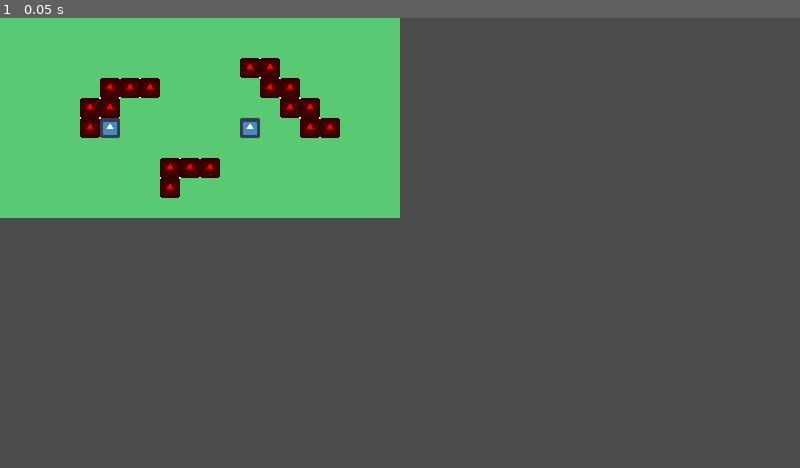
Above: before the commit, frame 1.
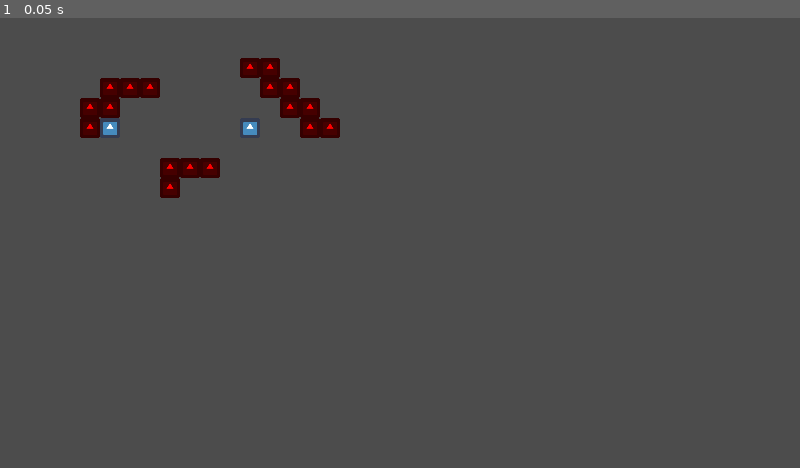
Above: after the commit, the same moment.

Repository: davisbrandon02/Grid-based-Tactics-Template
Game: Godot game, scene res://Board.tscn
The game is run twice, just before and just after one commit, with the same random seed, the same clock (stepped at 60 frames per second) and the same inputs. The engine's default icon, where the game draws it, is replaced by a stand-in: a white triangle on a blue panel in a dark square.
Inputs:
- Up to frame 1 (0.05 s): no input

The runs differ from the first frame. In frame 1, 20% of the frame differs, in the area x 0-50%, y 0-45%.

Commit message:
Added unit pathfinding and turnmanager

Diff:
--- a/Board.tscn
+++ b/Board.tscn
@@ -43,6 +43,7 @@
 tile_size = 32
 
 [node name="MapMaker" type="TileMap" parent="."]
+visible = false
 tile_set = SubResource( 1 )
 cell_size = Vector2( 32, 32 )
 format = 1
--- a/Pathfinding.gd
+++ b/Pathfinding.gd
@@ -65,4 +65,4 @@
 	get_points_in_range(_tile, 3)
 
 func set_active_unit(_unit):
-	pass
+	active_unit = _unit
--- a/TurnManager.gd
+++ b/TurnManager.gd
@@ -1,9 +1,20 @@
 extends Node
 
 var selected_unit = null setget set_selected_unit
+var active_side = 0 setget set_active_side
 
 func set_selected_unit(_unit):
 	if selected_unit != null:
 		selected_unit.set_selected(false)
 	_unit.set_selected(true)
 	selected_unit = _unit
+
+func set_active_side(_side: int):
+	active_side = _side
+
+# Gets all units of the given side
+func get_all_units_from_side(_side: int):
+	var output = Array()
+	for _unit in get_parent().get_node("Units").get_children():
+		if _unit.side == _side:
+			output.append(_unit)
--- a/Unit.gd
+++ b/Unit.gd
@@ -5,6 +5,7 @@
 var avail_tiles = Array()
 var selected: bool = false
 var tile = null
+var side = 0
 
 onready var board = get_parent().get_parent()
 onready var turnManager = get_parent().get_parent().get_node("TurnManager")
